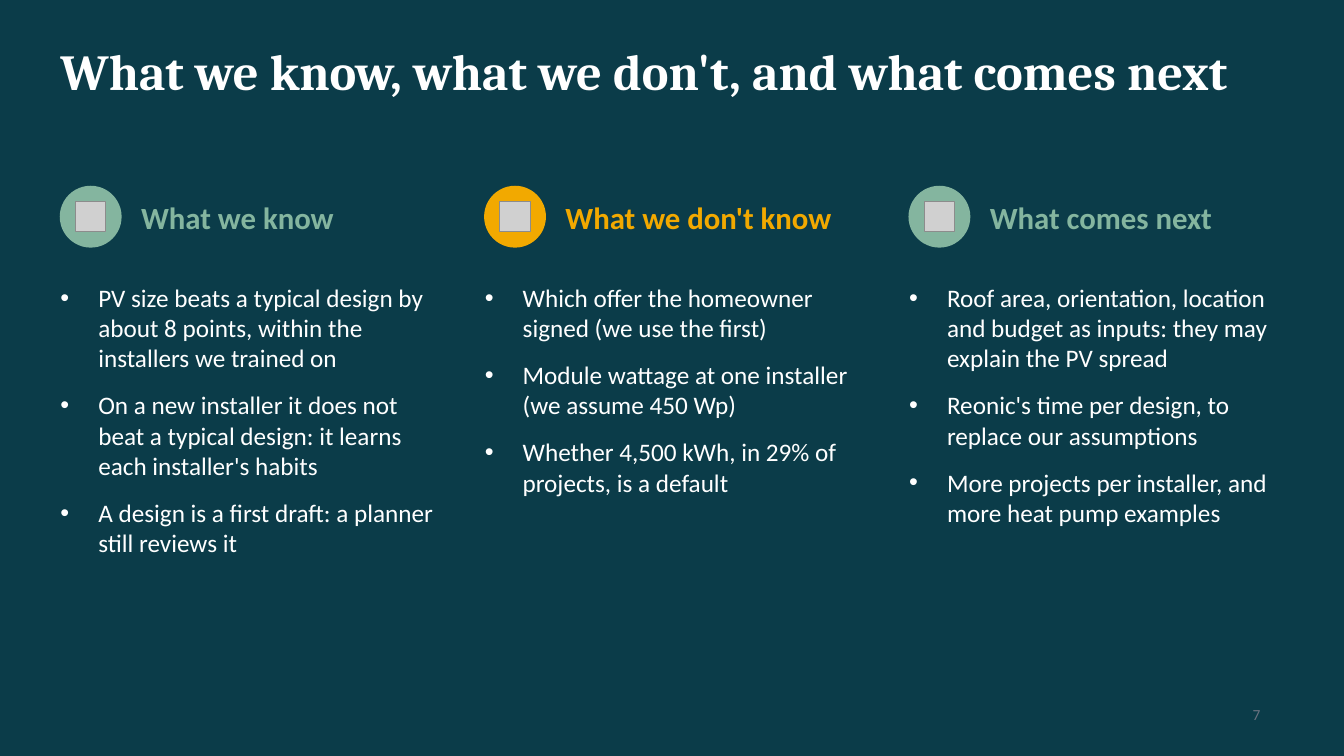
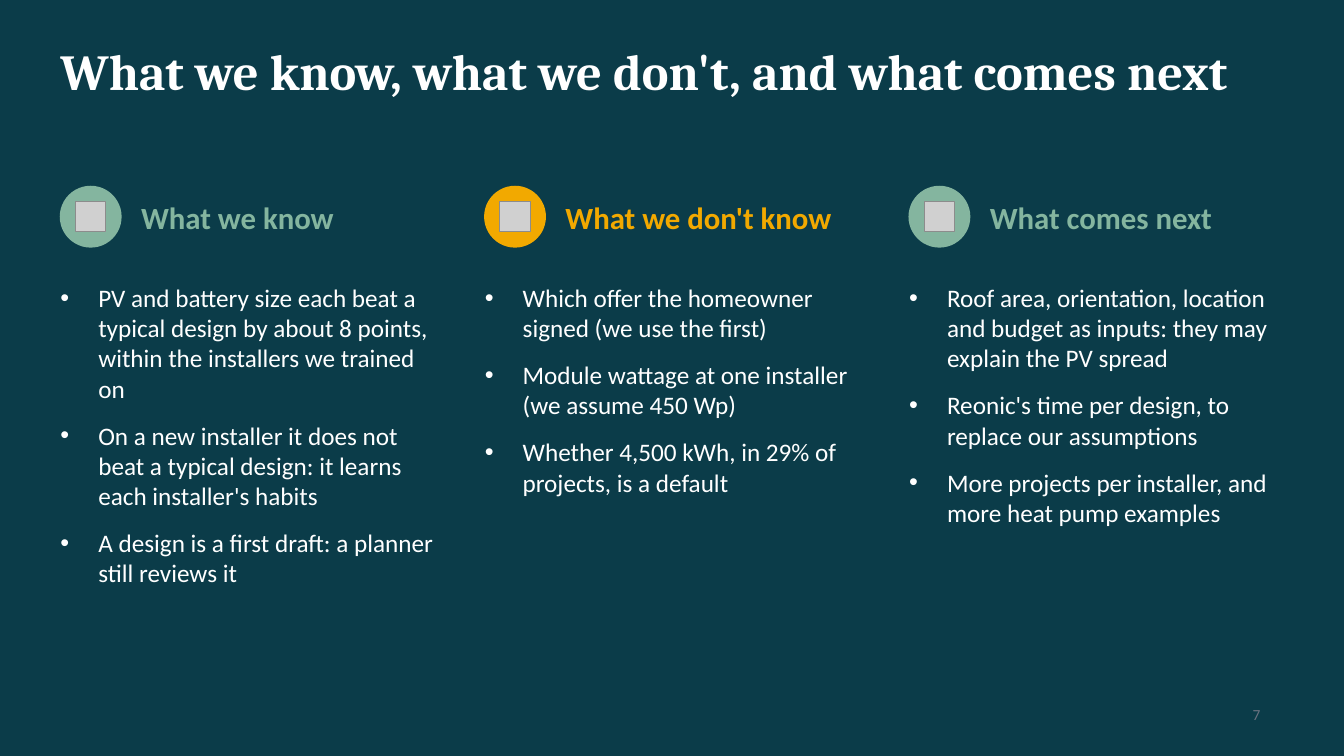
Before and after one commit to Rhythm02-byte/reonic-designer, a slide deck: slide 7 of docs/pitch/home-energy-designer.pptx. Drawn at 1344x756 pixels with LibreOffice and Linux fonts; fonts in the diff are those of the drawing; grey boxes stand for pictures. Boxes give left, top, right and bottom in pixels: in the first picture for what was removed or moved away, otherwise in the second. Text is boxed around its words. In the diff, an @@ line names an element or a change of style, - is before the commit and + after.

```diff
--- a/docs/pitch/home-energy-designer.pptx
+++ b/docs/pitch/home-energy-designer.pptx
@@ text at bbox=[98, 289, 428, 398]: text changed @@
-• PV size beats a typical design by about 8 points, within the installers we trained on
+• PV and battery size each beat a typical design by about 8 points, within the installers we trained on
```
Also in this commit, not shown: 2 other slides changed, 14 other files.
